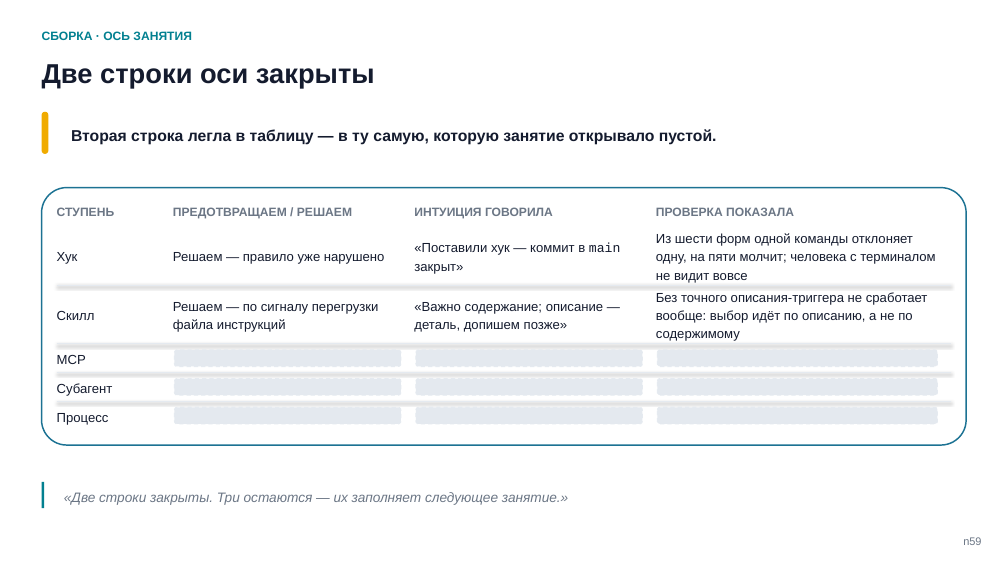
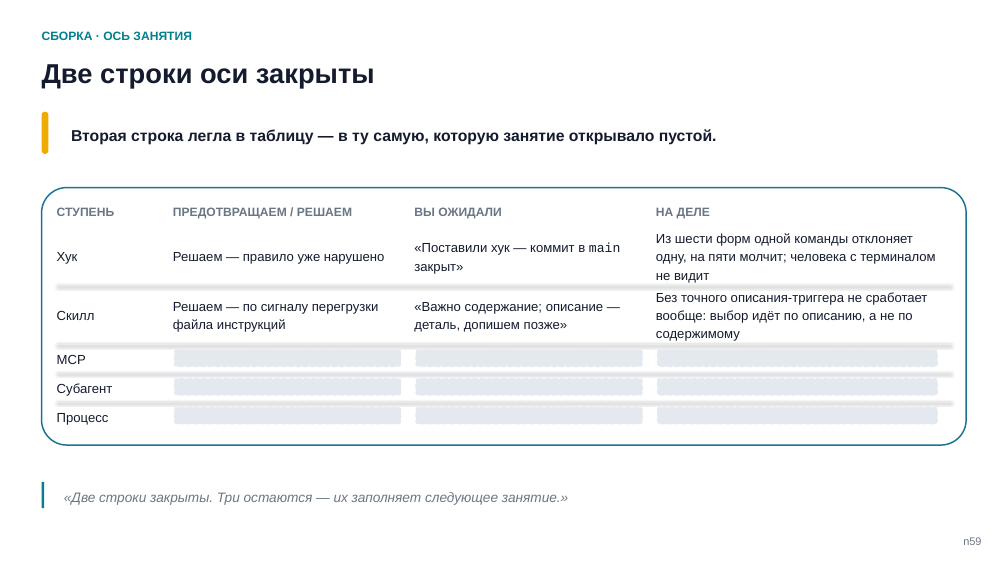
Before and after one commit to tellina-study/AI-usage-lessons, a slide deck: slide 59 of library/seminars/sem-05/rendered/sem-05-n.pptx. Drawn at 1008x567 pixels with LibreOffice and Linux fonts; fonts in the diff are those of the drawing. Boxes give left, top, right and bottom in pixels: in the first picture for what was removed or moved away, otherwise in the second. Text is boxed around its words. In the diff, an @@ line names an element or a change of style, - is before the commit and + after.

Commit message:
Рамка после прожарки: заметки стали произносимой речью, ось «вы ожидали / на деле», ответ первой развилки снят с карты, адрес репозитория появился в деке #211

```diff
--- a/library/seminars/sem-05/rendered/sem-05-n.pptx
+++ b/library/seminars/sem-05/rendered/sem-05-n.pptx
@@ text at (414, 207, 502, 218): text changed @@
-ИНТУИЦИЯ ГОВОРИЛА
+ВЫ ОЖИДАЛИ
@@ text at (656, 208, 710, 218): text changed @@
-ПРОВЕРКА ПОКАЗАЛА
+НА ДЕЛЕ
@@ text at (656, 233, 935, 283): text changed @@
-Из шести форм одной команды отклоняет одну, на пяти молчит; человека с терминалом не видит вовсе
+Из шести форм одной команды отклоняет одну, на пяти молчит; человека с терминалом не видит
```
Also in this commit, not shown: 5 other slides changed, 13 other files.
